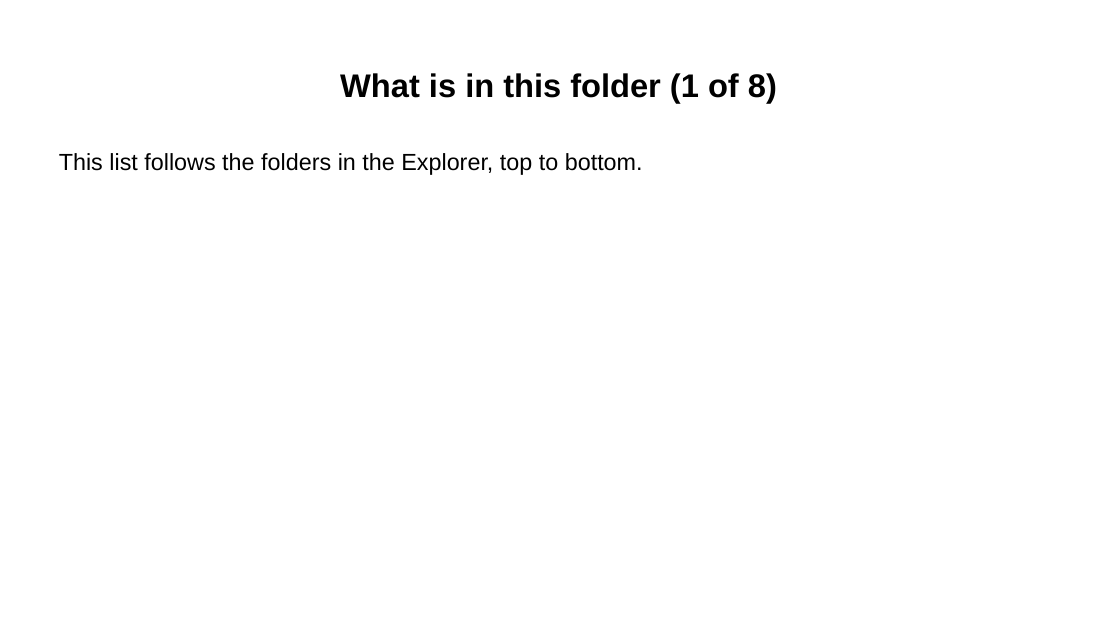
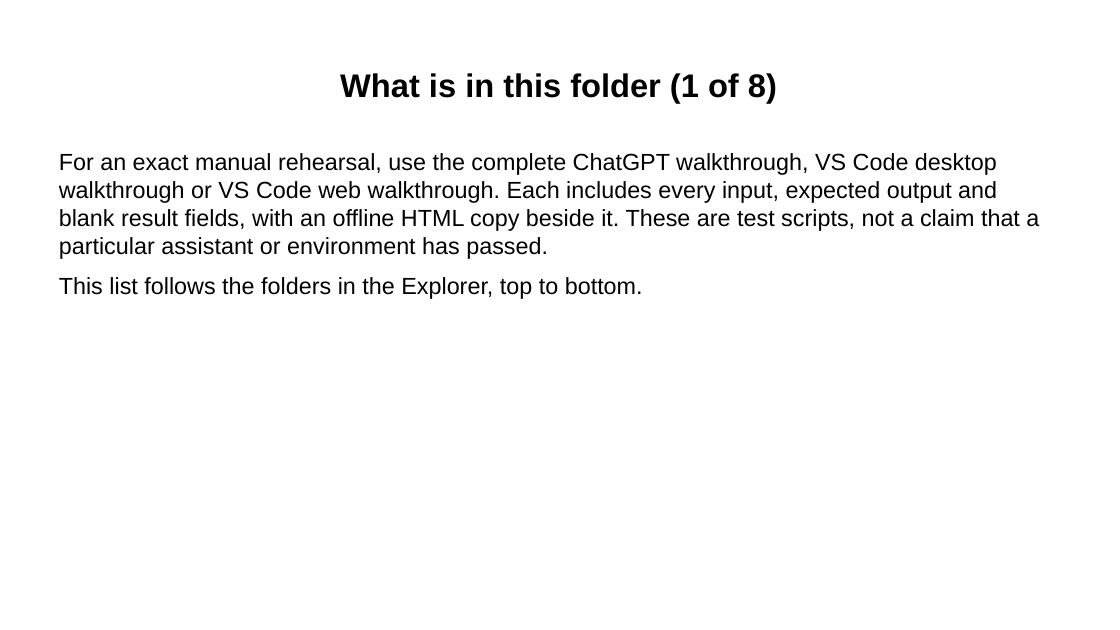
Before and after one commit to Community-Access/glow, a slide deck: slide 12 of docs/ahg-2026/kit/read-me.pptx. Drawn at 1120x630 pixels with LibreOffice and Linux fonts; fonts in the diff are those of the drawing. Boxes give left, top, right and bottom in pixels: in the first picture for what was removed or moved away, otherwise in the second. Text is boxed around its words. In the diff, an @@ line names an element or a change of style, - is before the commit and + after.

```diff
--- a/docs/ahg-2026/kit/read-me.pptx
+++ b/docs/ahg-2026/kit/read-me.pptx
@@ text at box(59, 153, 1039, 259): paragraph added @@
+For an exact manual rehearsal, use the complete ChatGPT walkthrough, VS Code desktop walkthrough or VS Code web walkthrough. Each includes every input, expected output and blank result fields, with an offline HTML copy beside it. These are test scripts, not a claim that a particular assistant or environment has passed.
```
Also in this commit, not shown: 1 other slide changed, 31 other files.
